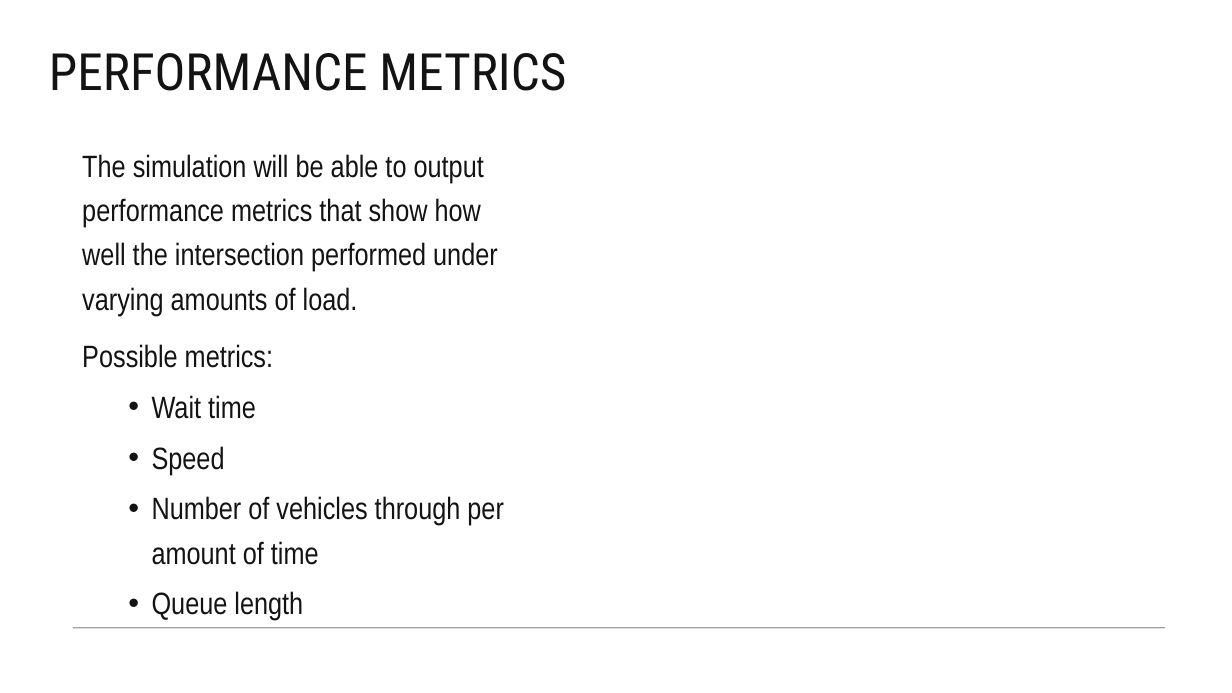
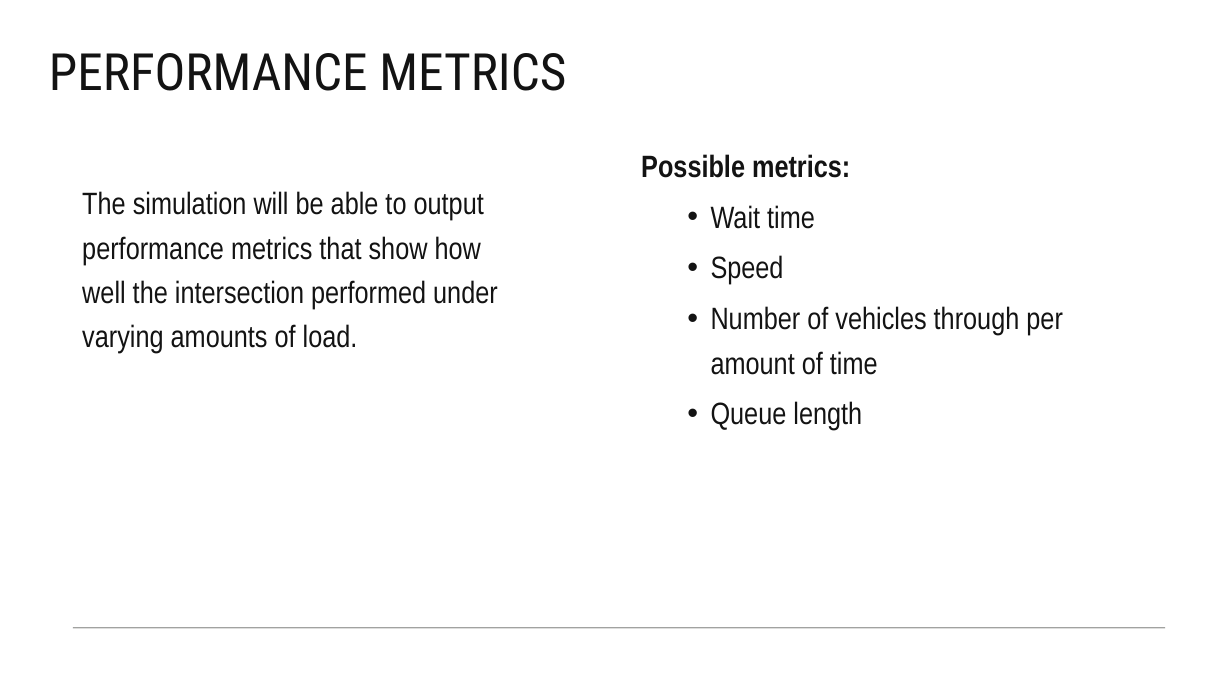
Before and after one commit to Team-Gala-JP/Team-Gala-JP, a slide deck: slide 7 of Traffic Sim.pptx. Drawn at 1232x693 pixels with LibreOffice and Linux fonts; fonts in the diff are those of the drawing. Boxes give left, top, right and bottom in pixels: in the first picture for what was removed or moved away, otherwise in the second. Text is boxed around its words. In the diff, an @@ line names an element or a change of style, - is before the commit and + after.

Commit message:
Made small layout adjustments

```diff
--- a/Traffic Sim.pptx
+++ b/Traffic Sim.pptx
@@ text "The simulation will be able ...": place and size @@
-text "The simulation will be able ..." at <box>82,154,503,565</box>
+text "The simulation will be able ..." at <box>82,191,498,354</box>
@@ text added at <box>641,154,1062,430</box>, 24 pt, text #131313 @@
+Possible metrics:
+  • Wait time
+  • Speed
+  • Number of vehicles through per amount of time
+  • Queue length
@@ text at <box>82,344,503,565</box>: paragraphs removed @@
-Possible metrics:
-  • Wait time
-  • Speed
-  • Number of vehicles through per amount of time
-  • Queue length
```
Also in this commit, not shown: 2 other slides changed.
